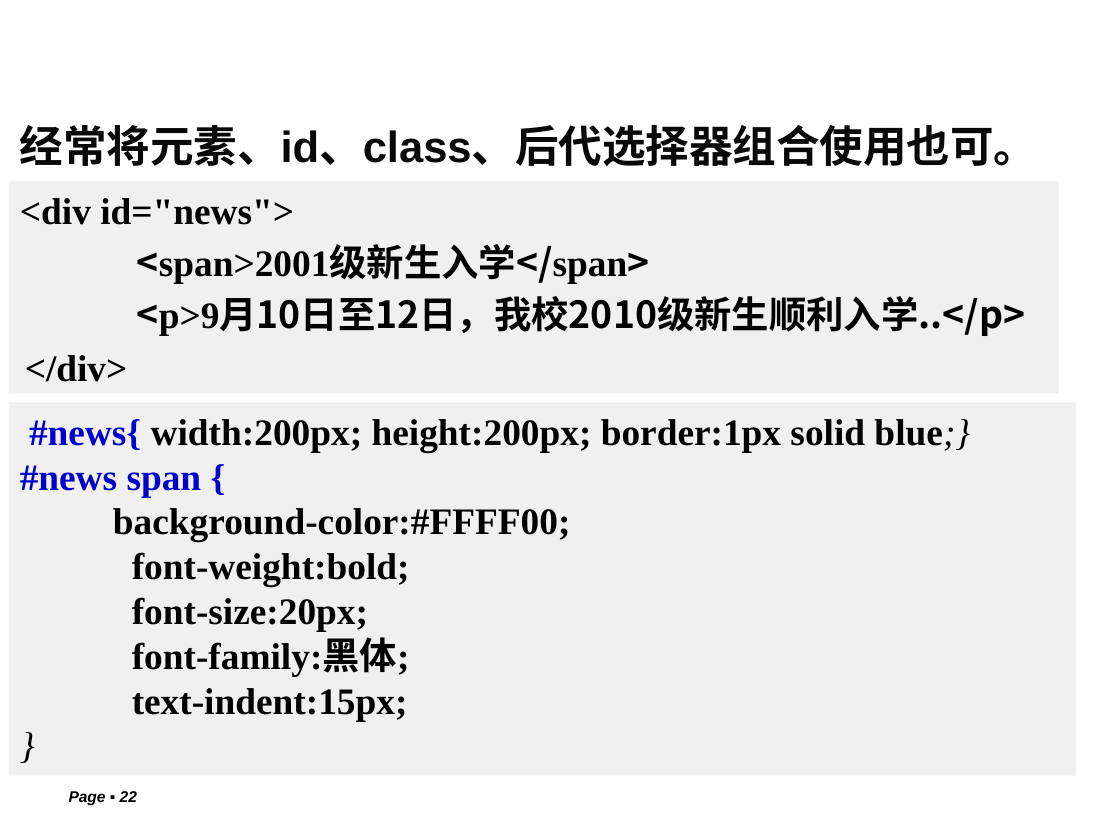
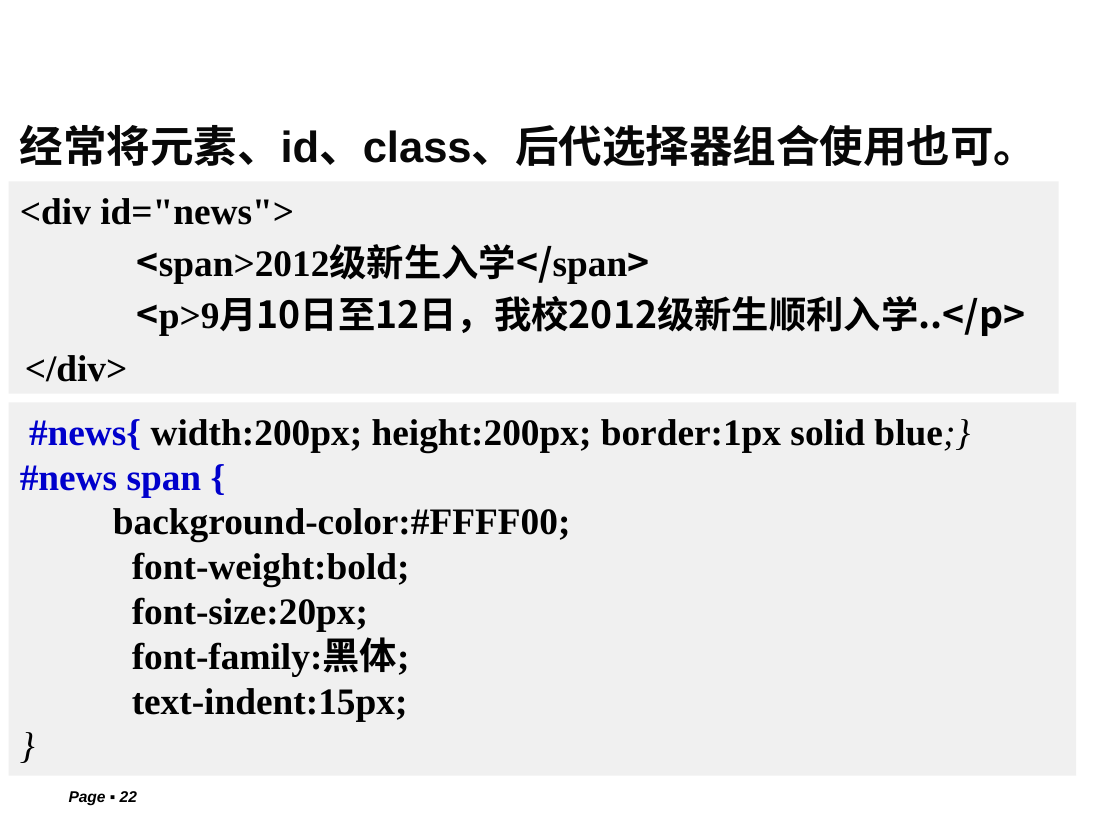
Before and after one commit to lxn56975/webdev, a slide deck: slide 22 of Chapter3 CSS.pptx. Drawn at 1120x840 pixels with LibreOffice and Linux fonts; fonts in the diff are those of the drawing; background and template pictures are left out. Boxes give left, top, right and bottom in pixels: in the first picture for what was removed or moved away, otherwise in the second. Text is boxed around its words. In the diff, an @@ line names an element or a change of style, - is before the commit and + after.

```diff
--- a/Chapter3 CSS.pptx
+++ b/Chapter3 CSS.pptx
@@ text at (137,244,1025,336): text changed @@
-<span>2001级新生入学</span>
-<p>9月10日至12日，我校2010级新生顺利入学..</p>
+<span>2012级新生入学</span>
+<p>9月10日至12日，我校2012级新生顺利入学..</p>
```
Also in this commit, not shown: 2 other slides changed, 1 slide added, 2 other files.
